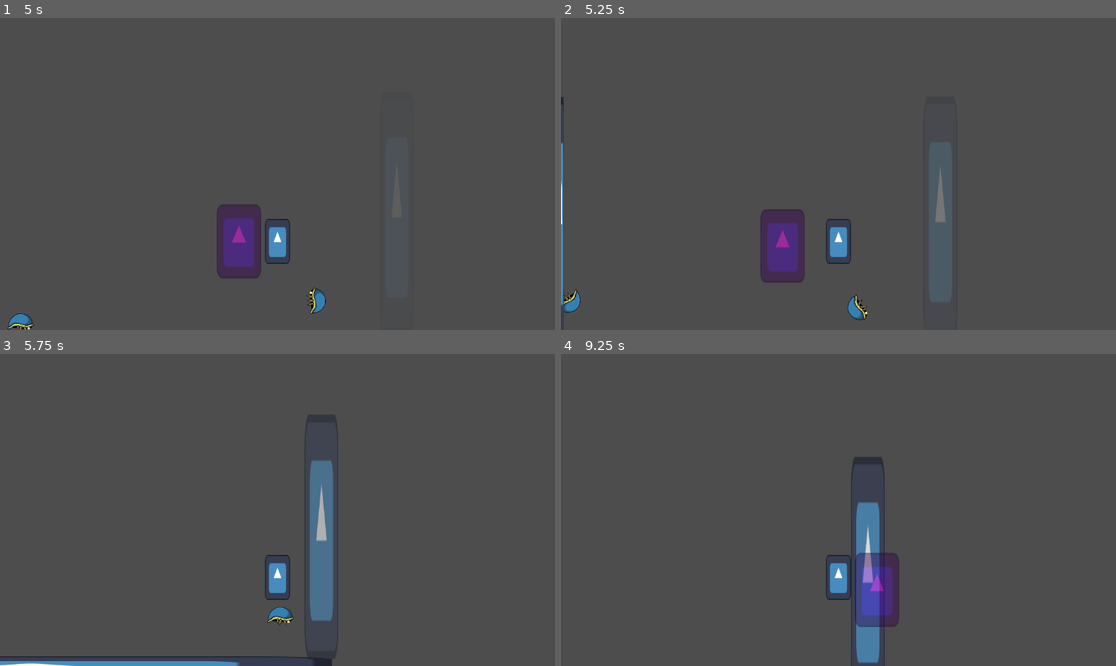
Above: before the commit, frames 1-4 (two rows, left to right).
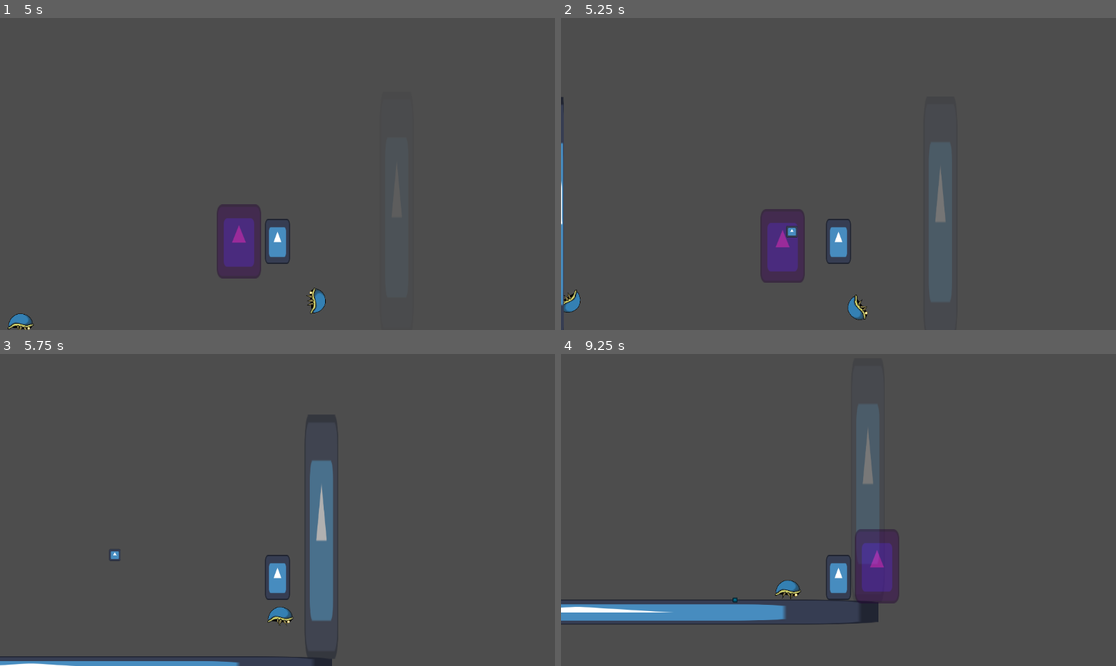
Above: after the commit, the same moments.

Repository: CoolBeanGames/Horizon-survivors
Game: Godot game, scene res://game.tscn
Same seed, same stepped clock (60 frames per second), same inputs: the game is played once before the commit and once after it. The engine's default icon, where the game draws it, is replaced by a stand-in: a white triangle on a blue panel in a dark square.
Inputs:
- Up to frame 1 (5 s): hold D (right) 0.53-2.03 s; tap E (confirm) every 0.75 s from 0.6 to 4.35 s; tap W (jump) at 0.77, 1.52, 3.02, 3.77, 4.52 s; hold A (left) 2.03-2.78 s; hold D (right) 2.78-4.28 s; hold A (left) from 4.28 s (still down)
- Up to frame 2 (5.25 s): release A (left) at 5.03 s; hold D (right) from 5.03 s (still down); tap E (confirm) at 5.1 s
- Up to frame 3 (5.75 s): keep holding D (right)
- Up to frame 4 (9.25 s): release D (right) at 5.78 s; hold A (left) 5.78-7.28 s; tap E (confirm) every 0.75 s from 5.85 to 8.85 s; tap W (jump) at 6.02, 6.77, 7.52, 9.02 s; hold D (right) from 7.28 s (still down)

Frame 1 is identical in both runs. In frame 2, less than 0.1% of the frame differs, in the area x 40-43%, y 66-71%; in frame 3, less than 0.1%; in frame 4, 6.9%, in the area x 0-61%, y 16-100%.

Commit message:
[6] added bomb weapon, started setting up weapon upgrades

Diff:
--- a/Base/Scripts/game_manager.gd
+++ b/Base/Scripts/game_manager.gd
@@ -7,6 +7,7 @@
 @export var scene_root : Node
 @export var audio_stack : stack
 @export var current_state : game_state
+@export var weapons : Array[weapon]
 
 #references to all the states
 @export var states : Dictionary[String,game_state] = {}
@@ -15,6 +16,7 @@
 func _ready() -> void:
 	SCENE.initialize(scene_root)
 	REFS.write("scene_root",scene_root)
+	REFS.write("game",self)
 	AUDIO.setup(audio_stack)
 
 	if states.size() == 0:
@@ -40,3 +42,15 @@
 		current_state.on_exit()
 		current_state = states[state_key]
 		current_state.on_enter()
+
+func setup_weapon_pool(start_weapon : weapon = null):
+	DATA.write("weapon_pool",weapons.duplicate(true),true)
+	if start_weapon!=null and DATA.read("weapon_pool").has(start_weapon):
+		var index = weapons.find(start_weapon)
+		DATA.read("weapon_pool").remove_at(index)
+
+func get_random_weapon() -> weapon:
+	var pool : Array[weapon] = DATA.read("weapon_pool",[])
+	if pool.size() == 0:
+		return null
+	return pool[randi_range(0,pool.size()-1)]
--- a/Base/Scripts/game_states/game_preload_state.gd
+++ b/Base/Scripts/game_states/game_preload_state.gd
@@ -7,6 +7,7 @@
 ##called when first entering the state
 func on_enter():
 	SCENE.scene_load("res://testing_scene.tscn")
+	REFS.read("game").setup_weapon_pool()
 	pass
 
 #called when exiting the state
--- a/enemies/enemy.tscn
+++ b/enemies/enemy.tscn
@@ -13,13 +13,14 @@
 [sub_resource type="RectangleShape2D" id="RectangleShape2D_3t1x0"]
 size = Vector2(92, 28)
 
-[node name="enemy" type="CharacterBody2D" node_paths=PackedStringArray("shape", "sprite") groups=["enemy"]]
+[node name="enemy" type="CharacterBody2D" node_paths=PackedStringArray("shape", "sprite", "bonk_area") groups=["enemy"]]
 collision_layer = 2
 collision_mask = 13
 script = ExtResource("1_fw1ev")
 shape = NodePath("CollisionShape2D")
 sprite = NodePath("AnimatedSprite2D")
 death_sound = ExtResource("2_07tka")
+bonk_area = NodePath("enemy_bonk_area")
 
 [node name="CollisionShape2D" type="CollisionShape2D" parent="."]
 position = Vector2(1, 11)
--- a/enemies/scripts/enemy.gd
+++ b/enemies/scripts/enemy.gd
@@ -17,6 +17,7 @@
 @export var flipped : bool = false
 @export var sprite : Node2D
 @export var death_sound : AudioStream = null
+@export var bonk_area : Node2D
 
 func _ready() -> void:
 	await get_tree().process_frame
@@ -69,6 +70,8 @@
 	dead = true
 	if death_sound != null:
 		AUDIO.play_audio(death_sound,0.5)
+	if bonk_area!=null:
+		bonk_area.queue_free()
 
 func damage(dmg : int):
 	hp -= dmg
--- a/player/player.tscn
+++ b/player/player.tscn
@@ -13,6 +13,13 @@
 [ext_resource type="AudioStream" uid="uid://f5vmsvfpfjxs" path="res://audio/sound effects/attacks/zapsplat_warfare_sword_swing_medium_whoosh_blade_ring_002_43816.mp3" id="8_kb6p2"]
 [ext_resource type="Script" uid="uid://cc5dcm7jdajk5" path="res://weapons/instances/bonk.gd" id="9_8t03j"]
 [ext_resource type="AudioStream" uid="uid://bfewub7jnq8vj" path="res://audio/sound effects/attacks/zapsplat_multimedia_game_sound_8_bit_blip_bounce_short_112008.mp3" id="11_wodsf"]
+[ext_resource type="PackedScene" uid="uid://nl1rbq5qh4y6" path="res://weapons/spawnables/bomb.tscn" id="13_wodsf"]
+[ext_resource type="Script" uid="uid://cwqnd4y0gio2g" path="res://weapons/instances/bomb_glove.gd" id="14_32hag"]
+
+[sub_resource type="Resource" id="Resource_2ieo8"]
+script = ExtResource("9_8t03j")
+audio = ExtResource("11_wodsf")
+metadata/_custom_type_script = "uid://cc5dcm7jdajk5"
 
 [sub_resource type="Resource" id="Resource_g6k8r"]
 script = ExtResource("3_qjkh3")
@@ -36,10 +43,12 @@
 audio = ExtResource("8_kb6p2")
 metadata/_custom_type_script = "uid://b6svm7sm3fq4e"
 
-[sub_resource type="Resource" id="Resource_2ieo8"]
-script = ExtResource("9_8t03j")
-audio = ExtResource("11_wodsf")
-metadata/_custom_type_script = "uid://cc5dcm7jdajk5"
+[sub_resource type="Resource" id="Resource_tqiix"]
+script = ExtResource("14_32hag")
+damage = 4
+cool_down = 5.0
+effect = ExtResource("13_wodsf")
+metadata/_custom_type_script = "uid://cwqnd4y0gio2g"
 
 [sub_resource type="CapsuleShape2D" id="CapsuleShape2D_rkbax"]
 radius = 65.0
@@ -52,6 +61,7 @@
 SPEED = 600.0
 JUMP_VELOCITY = -750.0
 weapons = Dictionary[String, ExtResource("2_hg6s5")]({
+"bomb_glove": SubResource("Resource_tqiix"),
 "bonk": SubResource("Resource_2ieo8"),
 "gun": SubResource("Resource_g6k8r"),
 "lightening": SubResource("Resource_ebec5"),
--- /dev/null
+++ b/weapons/instances/bomb_glove.gd
@@ -0,0 +1,16 @@
+##script written by Dustin Booher
+#purpose: throw bombs in a random direction
+##created: 12/17/25
+##last edited: 12/17/25
+class_name bomb_glove
+extends weapon
+
+
+
+func fire(plr : player , enm : enemy, dir : Vector2):
+	if enm != null:
+		var instance = effect.instantiate()
+		plr.get_tree().root.add_child(instance)
+		instance.global_position = plr.global_position
+		instance.setup(damage)
+		play_audio()
--- /dev/null
+++ b/weapons/spawnables/bomb.tscn
@@ -0,0 +1,34 @@
+[gd_scene load_steps=6 format=3 uid="uid://nl1rbq5qh4y6"]
+
+[ext_resource type="Script" uid="uid://kgn3nk5cmn5a" path="res://weapons/spawnables/bomb_manager.gd" id="1_1wbv7"]
+[ext_resource type="Texture2D" uid="uid://5s52sduxt3w4" path="res://icon.svg" id="1_12mxb"]
+[ext_resource type="PackedScene" uid="uid://cytgp2uoapinc" path="res://weapons/spawnables/explosion.tscn" id="2_r1iqv"]
+
+[sub_resource type="CircleShape2D" id="CircleShape2D_1wbv7"]
+radius = 29.410883
+
+[sub_resource type="CircleShape2D" id="CircleShape2D_r1iqv"]
+radius = 69.065186
+
+[node name="bomb" type="CharacterBody2D"]
+collision_layer = 4
+collision_mask = 0
+script = ExtResource("1_1wbv7")
+explosion_prefab = ExtResource("2_r1iqv")
+
+[node name="Sprite2D" type="Sprite2D" parent="."]
+position = Vector2(-1.0000019, 1.5)
+scale = Vector2(0.46875, 0.4765625)
+texture = ExtResource("1_12mxb")
+
+[node name="CollisionShape2D" type="CollisionShape2D" parent="."]
+shape = SubResource("CircleShape2D_1wbv7")
+
+[node name="Area2D" type="Area2D" parent="."]
+collision_layer = 4
+collision_mask = 3
+
+[node name="explosion_trigger" type="CollisionShape2D" parent="Area2D"]
+shape = SubResource("CircleShape2D_r1iqv")
+
+[connection signal="body_entered" from="Area2D" to="." method="_on_area_2d_body_entered"]
--- /dev/null
+++ b/weapons/spawnables/bomb_manager.gd
@@ -0,0 +1,31 @@
+class_name bomb
+extends CharacterBody2D
+
+
+const SPEED = 300.0
+const JUMP_VELOCITY = -400.0
+
+@export  var explosion_prefab : PackedScene
+@export var damage : int
+
+func setup(dmg : int) -> void:
+	velocity.x = SPEED * sign(randi_range(-1,1)) * randf_range(1.25,2.5)
+	velocity.y = JUMP_VELOCITY * randf_range(0.8,1.7)
+	damage = dmg
+
+func _physics_process(delta: float) -> void:
+	# Add the gravity.
+	if not is_on_floor():
+		velocity += get_gravity() * delta
+
+	move_and_slide()
+
+
+#handle the explosion
+func _on_area_2d_body_entered(_body: Node2D) -> void:
+	print("bomb hit: " , _body.name)
+	var instance : explosion = explosion_prefab.instantiate()
+	SCENE.scene_root.add_child.call_deferred(instance)
+	instance.global_position = global_position
+	instance.setup(damage)
+	queue_free()
--- /dev/null
+++ b/weapons/spawnables/explosion.gd
@@ -0,0 +1,23 @@
+class_name explosion
+extends Node2D
+
+@export var damage : int = 5
+var damaged_enemies : Array = []
+
+# Called when the node enters the scene tree for the first time.
+func setup(dmg : int) -> void:
+	$AnimationPlayer.play("explode")
+
+
+# Called every frame. 'delta' is the elapsed time since the previous frame.
+func _process(delta: float) -> void:
+	$Area2D.force_update_transform()
+	var bodies = $Area2D.get_overlapping_bodies()
+	for b in bodies:
+		if b.is_in_group("enemy") and !damaged_enemies.has(b):
+			b.damage(damage)
+			damaged_enemies.append(b)
+
+
+func _on_timer_timeout() -> void:
+	queue_free()
--- /dev/null
+++ b/weapons/spawnables/explosion.tscn
@@ -0,0 +1,92 @@
+[gd_scene load_steps=7 format=3 uid="uid://cytgp2uoapinc"]
+
+[ext_resource type="Texture2D" uid="uid://5s52sduxt3w4" path="res://icon.svg" id="1_bwhbq"]
+[ext_resource type="Script" uid="uid://3usv71p4myad" path="res://weapons/spawnables/explosion.gd" id="1_js2ox"]
+
+[sub_resource type="CircleShape2D" id="CircleShape2D_js2ox"]
+radius = 15.524175
+
+[sub_resource type="Animation" id="Animation_js2ox"]
+resource_name = "explode"
+length = 1.5
+tracks/0/type = "value"
+tracks/0/imported = false
+tracks/0/enabled = true
+tracks/0/path = NodePath("Area2D/CollisionShape2D:shape:radius")
+tracks/0/interp = 1
+tracks/0/loop_wrap = true
+tracks/0/keys = {
+"times": PackedFloat32Array(0, 0.42, 1.5),
+"transitions": PackedFloat32Array(1, 1, 1),
+"update": 0,
+"values": [15.524175, 240.44, 15.524175]
+}
+tracks/1/type = "value"
+tracks/1/imported = false
+tracks/1/enabled = true
+tracks/1/path = NodePath("Sprite2D:scale")
+tracks/1/interp = 1
+tracks/1/loop_wrap = true
+tracks/1/keys = {
+"times": PackedFloat32Array(0, 0.44, 1.5),
+"transitions": PackedFloat32Array(1, 1, 1),
+"update": 0,
+"values": [Vector2(0.195, 0.195), Vector2(3.019, 3.019), Vector2(0.21, 0.21)]
+}
+
+[sub_resource type="Animation" id="Animation_3bjnh"]
+length = 0.001
+tracks/0/type = "value"
+tracks/0/imported = false
+tracks/0/enabled = true
+tracks/0/path = NodePath("Area2D/CollisionShape2D:shape:radius")
+tracks/0/interp = 1
+tracks/0/loop_wrap = true
+tracks/0/keys = {
+"times": PackedFloat32Array(0),
+"transitions": PackedFloat32Array(1),
+"update": 0,
+"values": [15.524175]
+}
+tracks/1/type = "value"
+tracks/1/imported = false
+tracks/1/enabled = true
+tracks/1/path = NodePath("Sprite2D:scale")
+tracks/1/interp = 1
+tracks/1/loop_wrap = true
+tracks/1/keys = {
+"times": PackedFloat32Array(0),
+"transitions": PackedFloat32Array(1),
+"update": 0,
+"values": [Vector2(1, 1)]
+}
+
+[sub_resource type="AnimationLibrary" id="AnimationLibrary_2p8km"]
+_data = {
+&"RESET": SubResource("Animation_3bjnh"),
+&"explode": SubResource("Animation_js2ox")
+}
+
+[node name="explosion" type="Node2D"]
+script = ExtResource("1_js2ox")
+
+[node name="Sprite2D" type="Sprite2D" parent="."]
+texture = ExtResource("1_bwhbq")
+
+[node name="Area2D" type="Area2D" parent="."]
+collision_layer = 4
+collision_mask = 2
+
+[node name="CollisionShape2D" type="CollisionShape2D" parent="Area2D"]
+shape = SubResource("CircleShape2D_js2ox")
+
+[node name="AnimationPlayer" type="AnimationPlayer" parent="."]
+libraries = {
+&"": SubResource("AnimationLibrary_2p8km")
+}
+
+[node name="Timer" type="Timer" parent="."]
+wait_time = 1.5
+autostart = true
+
+[connection signal="timeout" from="Timer" to="." method="_on_timer_timeout"]
Not shown: 1 places in player/player.tscn that only renumber resources
Not shown, added: weapons/instances/bomb_glove.gd.uid
Not shown, added: weapons/spawnables/bomb_manager.gd.uid
Not shown, added: weapons/spawnables/explosion.gd.uid
